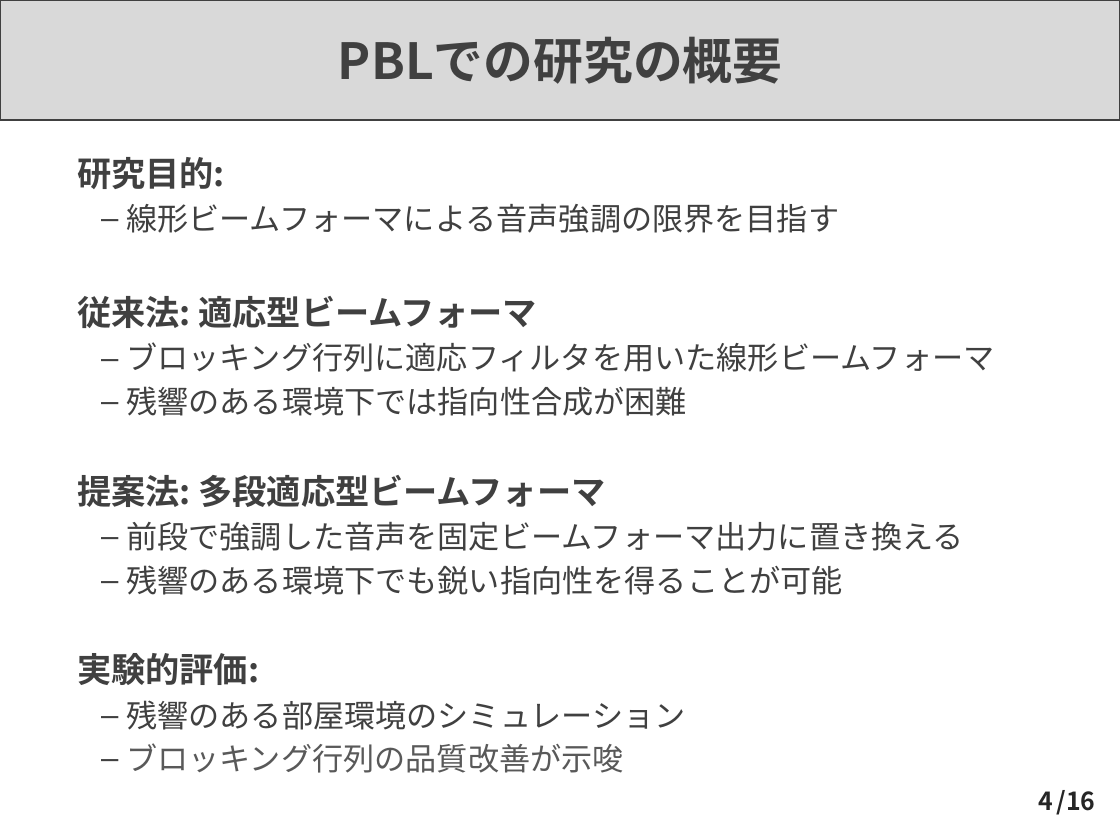
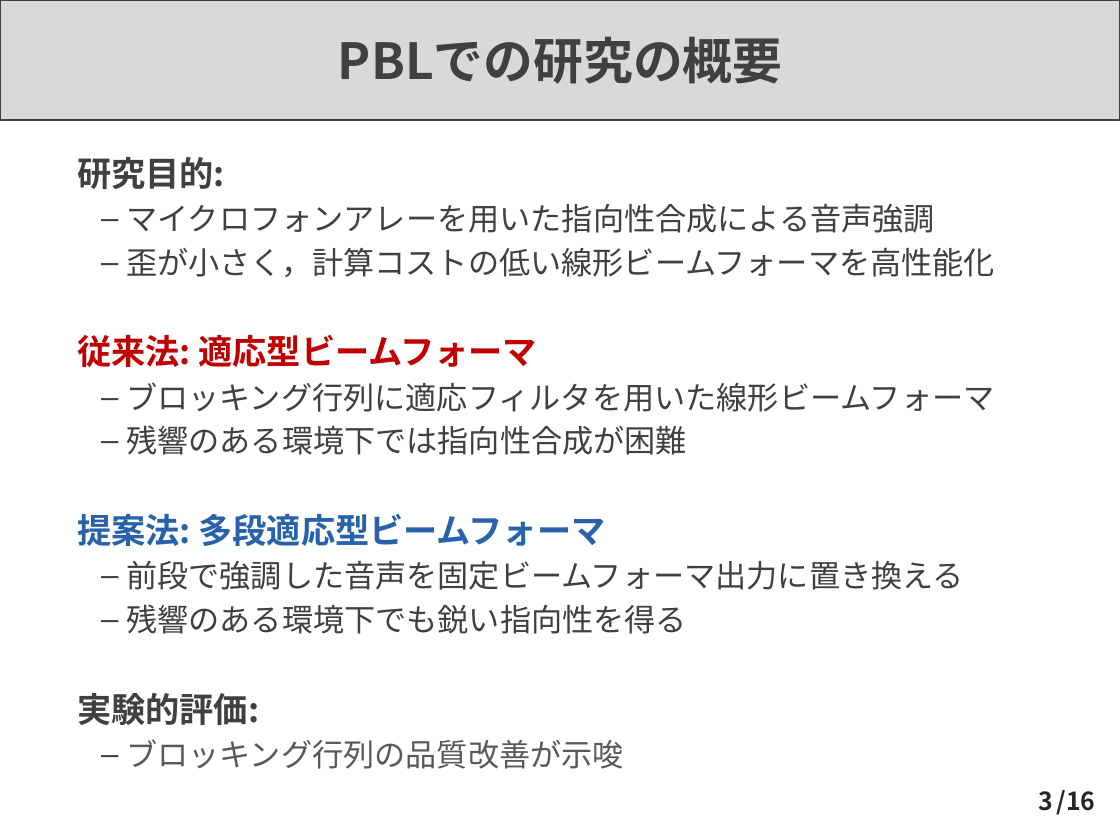
Before and after one commit to Takaaki-Saeki/Algorithms, a slide deck: slide 3 of PBL最終発表.pptx (slide 4 before the commit). Drawn at 1120x840 pixels with LibreOffice and Linux fonts; fonts in the diff are those of the drawing. Boxes give left, top, right and bottom in pixels: in the first picture for what was removed or moved away, otherwise in the second. Text is boxed around its words. In the diff, an @@ line names an element or a change of style, - is before the commit and + after.

Commit message:
update

```diff
--- a/PBL最終発表.pptx
+++ b/PBL最終発表.pptx
@@ text at bbox=[126, 203, 995, 277]: text changed @@
-  – 線形ビームフォーマによる音声強調の限界を目指す
+  – マイクロフォンアレーを用いた指向性合成による音声強調
+  – 歪が小さく，計算コストの低い線形ビームフォーマを高性能化
@@ text at bbox=[77, 335, 606, 546]: text colour #404040 to #C00000 in "従来法: 適応型ビームフォーマ"; text colour #404040 to #2862AA in "提案法: 多段適応型ビームフォーマ" @@
@@ text at bbox=[126, 604, 687, 634]: text changed @@
-  – 残響のある環境下でも鋭い指向性を得ることが可能
+  – 残響のある環境下でも鋭い指向性を得る
@@ text at bbox=[126, 700, 686, 730]: paragraph removed @@
-  – 残響のある部屋環境のシミュレーション
@@ page number at bbox=[1038, 791, 1053, 811]: text changed @@
-4
+3
```
Also in this commit, not shown: 3 other slides changed, 6 slides added, 3 slides removed.
